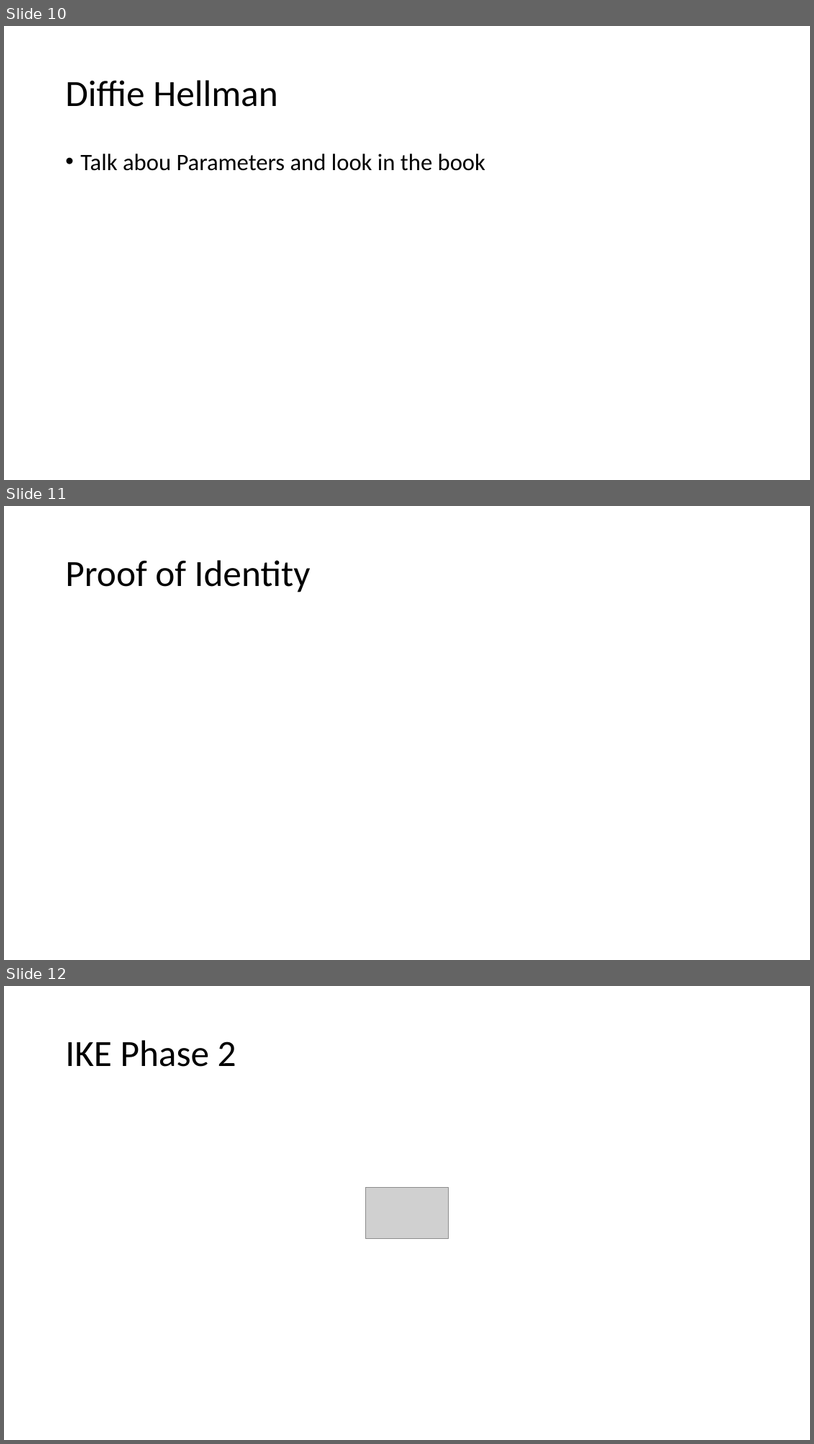
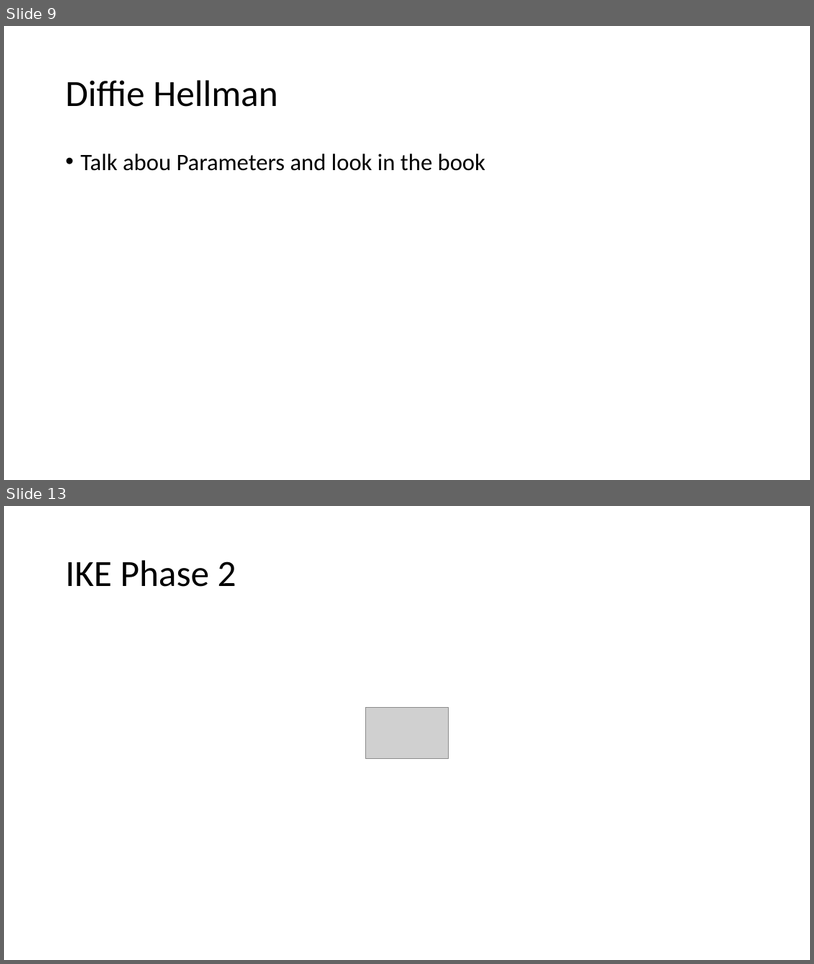
Before and after one commit to ndbellew/AppliedCryptography, a slide deck: Assignments/InternetKeyExchange/Internet Key Exchange.pptx. Shown one above the other, each under a label of ours: slides 10, 11 and 12 before the commit, slides 9 and 13 after it; the slides between them are not shown. The pictures are 814x1444 and 814x964 pixels, drawn with LibreOffice and Linux fonts; fonts in the diff are those of the drawing; grey boxes stand for pictures. Boxes give left, top, right and bottom in pixels: in the first picture for what was removed or moved away, otherwise in the second. Text is boxed around its words. In the diff, an @@ line names an element or a change of style, - is before the commit and + after.

```diff
--- a/Assignments/InternetKeyExchange/Internet Key Exchange.pptx
+++ b/Assignments/InternetKeyExchange/Internet Key Exchange.pptx
@@ slide 11 removed at (4, 506, 810, 960), background #FFFFFF @@
@@ title removed at (65, 560, 311, 592) @@
-Proof of Identity
@@ what was slide 10 is now slide 9 @@
@@ what was slide 12 is now slide 13 @@
```
Also in this commit, not shown: 1 slide changed, 3 slides added, 1 other slide removed.
